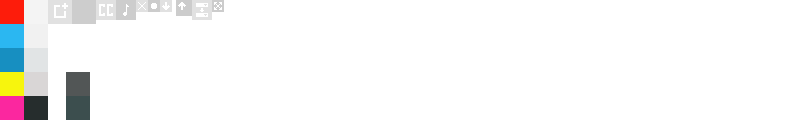
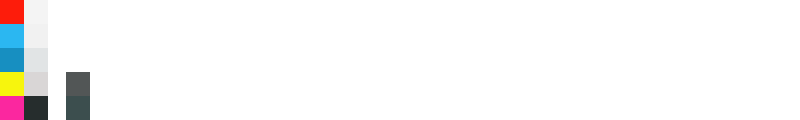
Layer changes from the first 800px x 120px image to the second:
painted on "Icon top layer" over [123, 3, 130, 16]
hid group "Bgs" (11 layers) over [48, 0, 224, 24]
